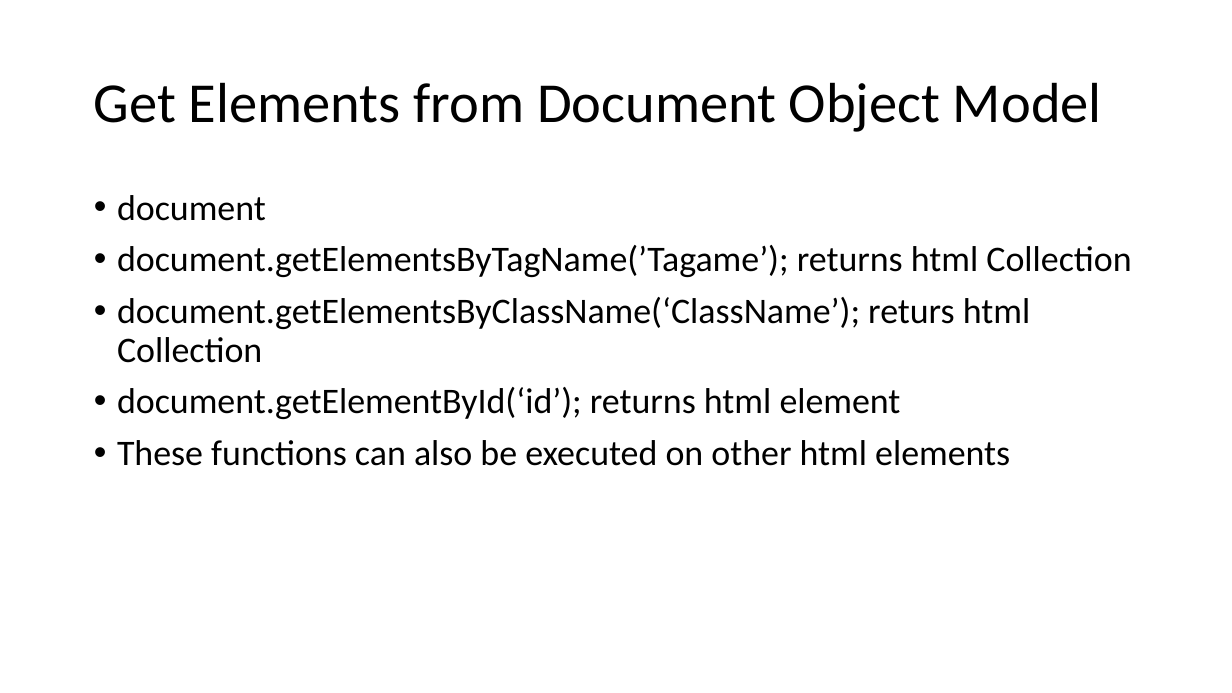
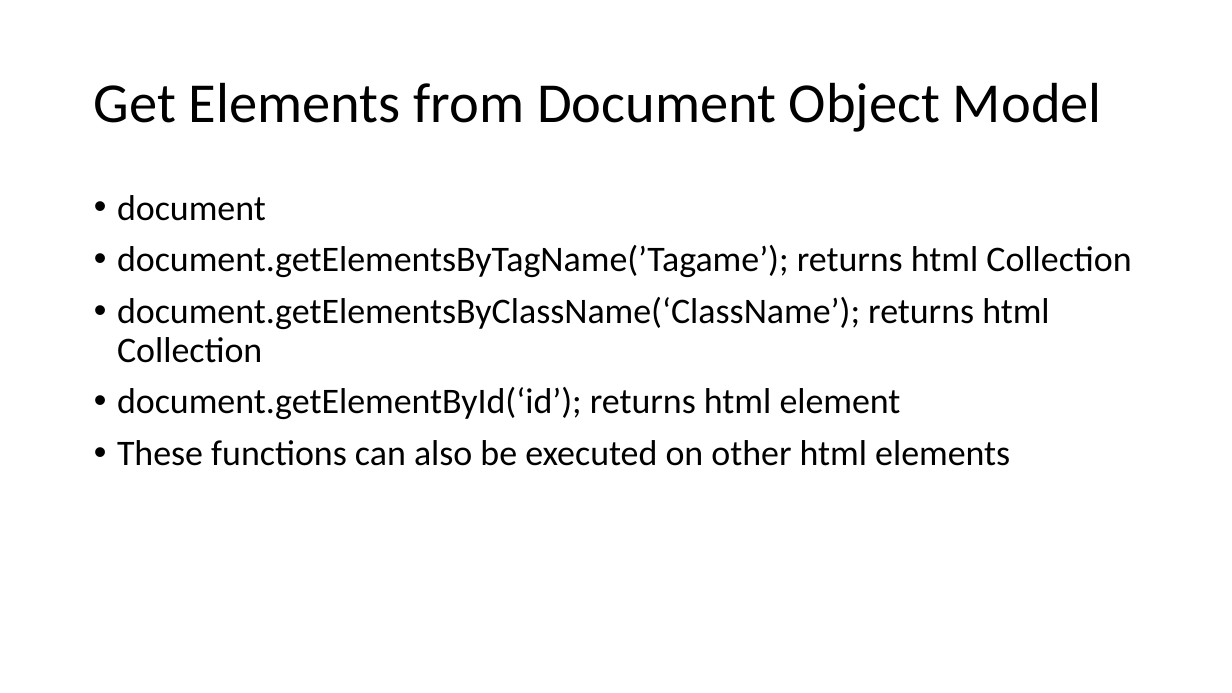
Before and after one commit to martiph/JSTraining_ICT-Campus, a slide deck: slide 12 of JSTraining.pptx. Drawn at 1232x693 pixels with LibreOffice and Linux fonts; fonts in the diff are those of the drawing. Boxes give left, top, right and bottom in pixels: in the first picture for what was removed or moved away, otherwise in the second. Text is boxed around its words. In the diff, an @@ line names an element or a change of style, - is before the commit and + after.

```diff
--- a/JSTraining.pptx
+++ b/JSTraining.pptx
@@ text at box(117, 297, 1049, 363): text changed @@
-• document.getElementsByClassName(‘ClassName’); returs html Collection
+• document.getElementsByClassName(‘ClassName’); returns html Collection
```
Also in this commit, not shown: 1 other slide changed, 2 other files.
